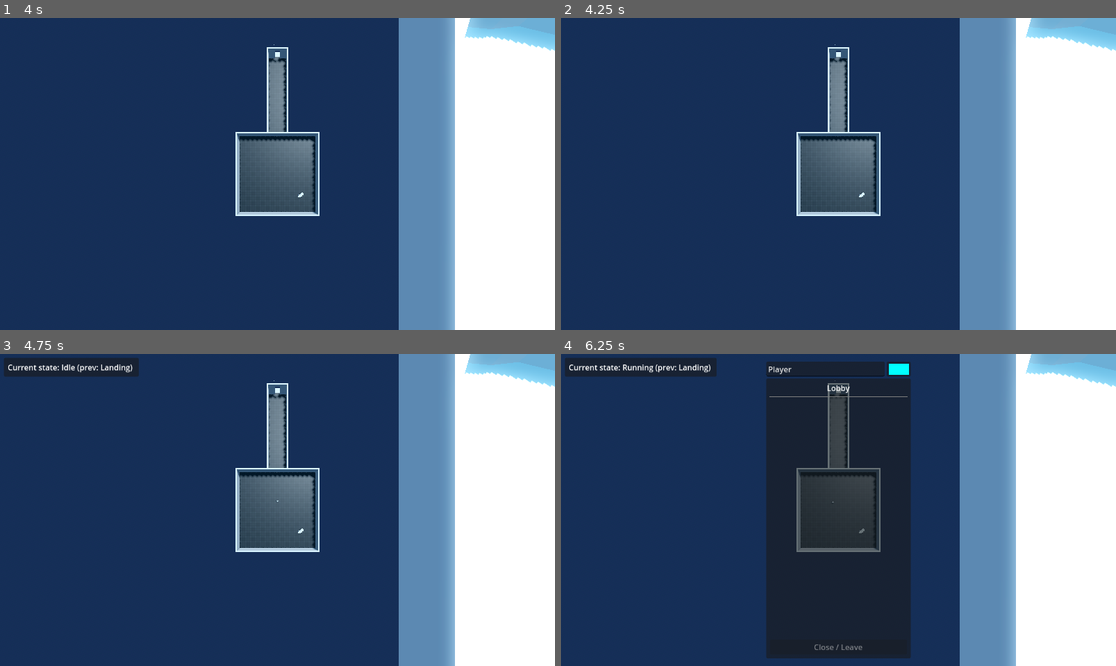
Above: before the commit, frames 1-4 (two rows, left to right).
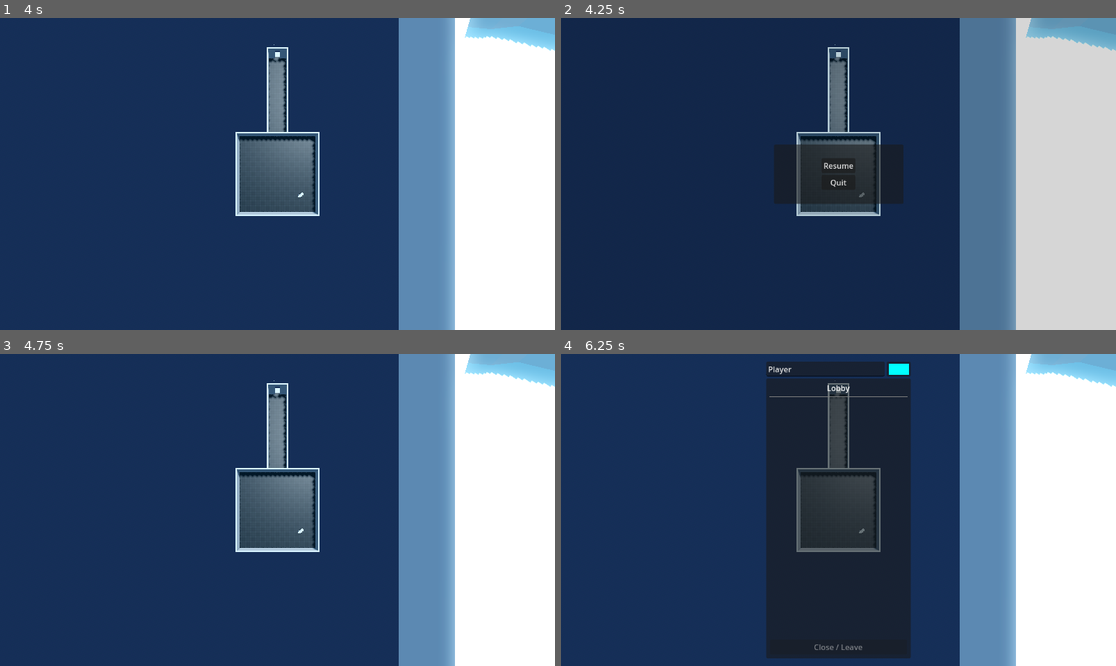
Above: after the commit, the same moments.

Repository: C12-H22-O11/sandbox_study
Game: Godot game, scene res://scenes/levels/sandbox_level/sandbox_level.tscn
Same seed, same stepped clock (60 frames per second), same inputs: the game is played once before the commit and once after it. This scene is started directly instead of the project's main scene.
Inputs (mouse positions are in pixels of both pictures, inside the frame that each line leads up to):
- Up to frame 1 (4 s): tap Enter at 0.5, 2, 3.5 s; move the mouse to (399, 158) at 0.52 s; hold D (move_right) 0.53-1.28 s; hold Tab (overlay) 0.53-1.28 s; click (399, 158) at 0.67 s; tap Space (jump) at 0.77, 1.25, 1.52, 2.75, 3.02, 3.77 s; move the mouse to (166, 189) at 1.27 s; hold S (move_backward) 1.28-2.03 s; tap Shift (sprint) at 1.35 s; click (166, 189) at 1.42 s; move the mouse to (333, 105) at 2.02 s; hold D (move_right) 2.03-2.78 s; hold Ctrl (walk) 2.03-2.78 s; click (333, 105) at 2.17 s; move the mouse to (249, 236) at 2.77 s; hold W (move_forward) 2.78-3.53 s; tap Tab (overlay) at 2.85 s; click (249, 236) at 2.92 s; move the mouse to (444, 220) at 3.52 s; hold A (move_left) from 3.53 s (still down); hold Shift (sprint) from 3.53 s (still down); click (444, 220) at 3.67 s
- Up to frame 2 (4.25 s): keep holding A (move_left); keep holding Shift (sprint); tap Escape (escape, bound only after the commit) at 4.15 s
- Up to frame 3 (4.75 s): release A (move_left) at 4.25 s; release Shift (sprint) at 4.25 s; click (277, 500) at 4.25 s, where only the run after the commit has a clickable "Resume"
- Up to frame 4 (6.25 s): tap Space (jump) at 5, 5.27 s; move the mouse to (672, 463) at 5.02 s; hold A (move_left) 5.03-5.78 s; tap Ctrl (walk) at 5.1 s; click (672, 463) at 5.17 s; move the mouse to (866, 510) at 5.77 s; hold S (move_backward) from 5.78 s (still down); hold Tab (overlay) from 5.78 s (still down); click (866, 510) at 5.92 s

Frame 1 is identical in both runs. In frame 2, 33% of the frame differs, in the area x 38-100%, y 0-100%; in frame 3, 1.4%; in frame 4, 1.6%.
Error before the commit: Out of bounds get index '1' (on base: 'Dictionary') (res://autoloads/lobby.gd:59)

Commit message:
feat : add menu, resume btn and quit btn

Diff:
--- a/project.godot
+++ b/project.godot
@@ -80,3 +80,8 @@
 "events": [Object(InputEventKey,"resource_local_to_scene":false,"resource_name":"","device":-1,"window_id":0,"alt_press …(195 unchanged characters)…
 ]
 }
+escape={
+"deadzone": 0.5,
+"events": [Object(InputEventKey,"resource_local_to_scene":false,"resource_name":"","device":-1,"window_id":0,"alt_pressed":false,"shift_pressed":false,"ctrl_pressed":false,"meta_pressed":false,"pressed":false,"keycode":0,"physical_keycode":4194305,"key_label":0,"unicode":0,"location":0,"echo":false,"script":null)
+]
+}
--- a/scenes/levels/sandbox_level/sandbox_level.tscn
+++ b/scenes/levels/sandbox_level/sandbox_level.tscn
@@ -20,6 +20,7 @@
 [ext_resource type="AudioStream" uid="uid://xo82f12alxi1" path="res://assets/sfx/button/button assorted 39.wav" id="13_4ur2u"]
 [ext_resource type="AudioStream" uid="uid://bqpk28rhqt5er" path="res://assets/sfx/button/button assorted 40.wav" id="14_d05wb"]
 [ext_resource type="Script" path="res://scenes/levels/sandbox_level/door_3d.gd" id="15_3llo0"]
+[ext_resource type="Script" path="res://scripts/pause_menu/pause_menu.gd" id="21_88icr"]
 
 [sub_resource type="ProceduralSkyMaterial" id="ProceduralSkyMaterial_gcp2o"]
 sky_top_color = Color(0.23908, 0.463795, 0.678248, 1)
@@ -239,6 +240,69 @@
 [node name="CollisionShape3D" type="CollisionShape3D" parent="World/Door"]
 transform = Transform3D(1, 0, 0, 0, 1, 0, 0, 0, 1, 0, 1.75, 0)
 shape = SubResource("BoxShape3D_3iwmu")
+
+[node name="CanvasLayer" type="CanvasLayer" parent="World"]
+
+[node name="PauseMenu" type="Control" parent="World/CanvasLayer" node_paths=PackedStringArray("resume_button", "quit_button")]
+process_mode = 3
+visible = false
+layout_mode = 3
+anchors_preset = 8
+anchor_left = 0.5
+anchor_top = 0.5
+anchor_right = 0.5
+anchor_bottom = 0.5
+offset_left = -576.0
+offset_top = -324.0
+offset_right = 576.0
+offset_bottom = 324.0
+grow_horizontal = 2
+grow_vertical = 2
+script = ExtResource("21_88icr")
+resume_button = NodePath("PanelContainer/VBoxContainer/Resume")
+quit_button = NodePath("PanelContainer/VBoxContainer/Quit")
+
+[node name="ColorRect" type="ColorRect" parent="World/CanvasLayer/PauseMenu"]
+layout_mode = 1
+anchors_preset = 8
+anchor_left = 0.5
+anchor_top = 0.5
+anchor_right = 0.5
+anchor_bottom = 0.5
+offset_left = -576.0
+offset_top = -324.0
+offset_right = 576.0
+offset_bottom = 324.0
+grow_horizontal = 2
+grow_vertical = 2
+color = Color(0, 0, 0, 0.160784)
+
+[node name="PanelContainer" type="PanelContainer" parent="World/CanvasLayer/PauseMenu"]
+layout_mode = 1
+anchors_preset = 8
+anchor_left = 0.5
+anchor_top = 0.5
+anchor_right = 0.5
+anchor_bottom = 0.5
+offset_left = -134.5
+offset_top = -61.5
+offset_right = 134.5
+offset_bottom = 61.5
+grow_horizontal = 2
+grow_vertical = 2
+
+[node name="VBoxContainer" type="VBoxContainer" parent="World/CanvasLayer/PauseMenu/PanelContainer"]
+layout_mode = 2
+size_flags_horizontal = 4
+size_flags_vertical = 4
+
+[node name="Resume" type="Button" parent="World/CanvasLayer/PauseMenu/PanelContainer/VBoxContainer"]
+layout_mode = 2
+text = "Resume"
+
+[node name="Quit" type="Button" parent="World/CanvasLayer/PauseMenu/PanelContainer/VBoxContainer"]
+layout_mode = 2
+text = "Quit"
 
 [node name="Camera3D" type="Camera3D" parent="."]
 transform = Transform3D(1, 0, 0, 0, -4.37114e-08, 1, 0, -1, -4.37114e-08, 0, 64, 0)
--- /dev/null
+++ b/scripts/pause_menu/pause_menu.gd
@@ -0,0 +1,26 @@
+extends Control
+
+@export var resume_button: Button
+@export var quit_button: Button
+
+
+func _ready() -> void:
+	resume_button.pressed.connect(_on_resume_pressed)
+	quit_button.pressed.connect(_on_quit_pressed)
+
+func _physics_process(delta: float) -> void:
+	if Input.is_action_just_pressed("escape"):
+		toggle_menu()
+
+func toggle_menu() -> void:
+	visible =!visible
+	if visible:
+		Input.mouse_mode = Input.MOUSE_MODE_VISIBLE
+	else:
+		Input.mouse_mode = Input.MOUSE_MODE_CAPTURED
+
+func _on_resume_pressed() -> void:
+	toggle_menu()
+
+func _on_quit_pressed() -> void:
+	get_tree().quit()
Not shown: 1 places in scenes/levels/sandbox_level/sandbox_level.tscn that only renumber resources
